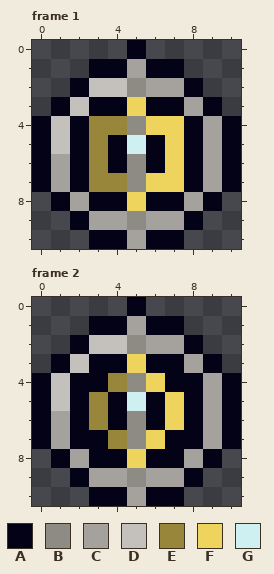
Pixel-art file: Art/Textures/Player/Carousel/Cockpit/gyroscope.aseprite. Above: the version before the commit.
11x11 pixels, 12 frames. Shown: frame 1, frame 2. The commit also changed other frames, which this record leaves out.
Palette (. is transparent): A #040217  B #8e8b85  C #a5a29d  D #c4c1bc  E #98873b  F #eed35d  G #cef0f1
Pixels before, frame 1, first column x 0:
 0 .....A.....
 1 ...AACAA...
 2 ..ADDBCCA..
 3 .ADAAFAACA.
 4 ADAEEBFFACA
 5 ADAEAGAFACA
 6 ACAEABAFACA
 7 ACAEEBFFACA
 8 .ACAAFAACA.
 9 ..ACCBCCA..
10 ...AACAA...
Pixels before, frame 2, first column x 0:
 0 .....A.....
 1 ...AACAA...
 2 ..ADDBCCA..
 3 .ADAAFAACA.
 4 ADAAEBFAACA
 5 ADAEAGAFACA
 6 ACAEABAFACA
 7 ACAAEBFAACA
 8 .ACAAFAACA.
 9 ..ACCBCCA..
10 ...AACAA...
After:
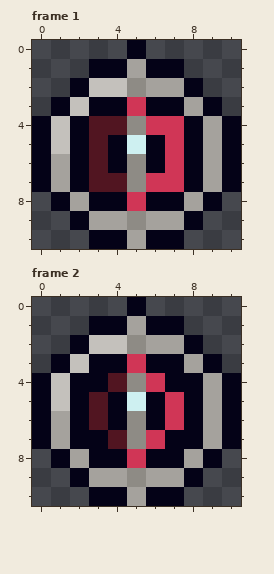
Change:
colour E: #98873b -> #511521
colour F: #eed35d -> #d03656
